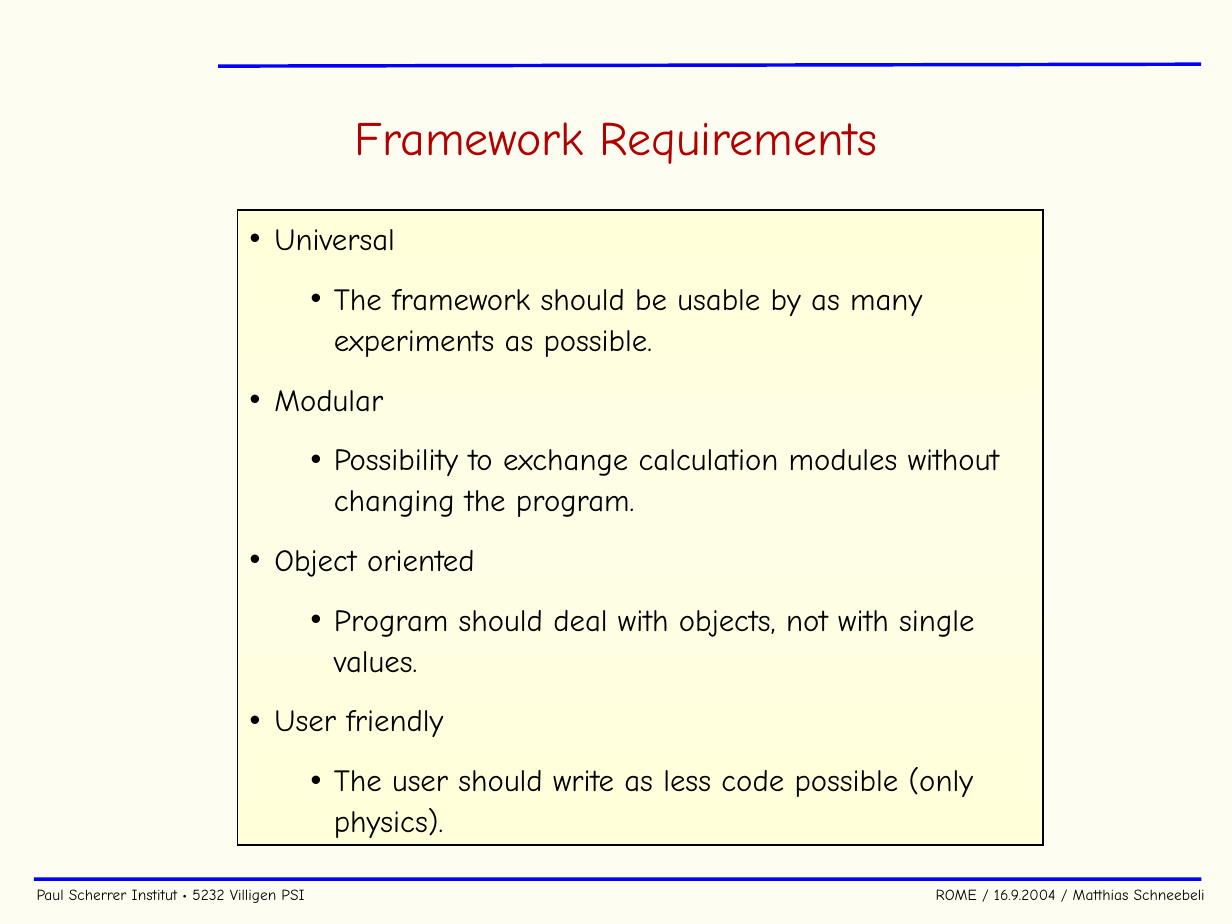
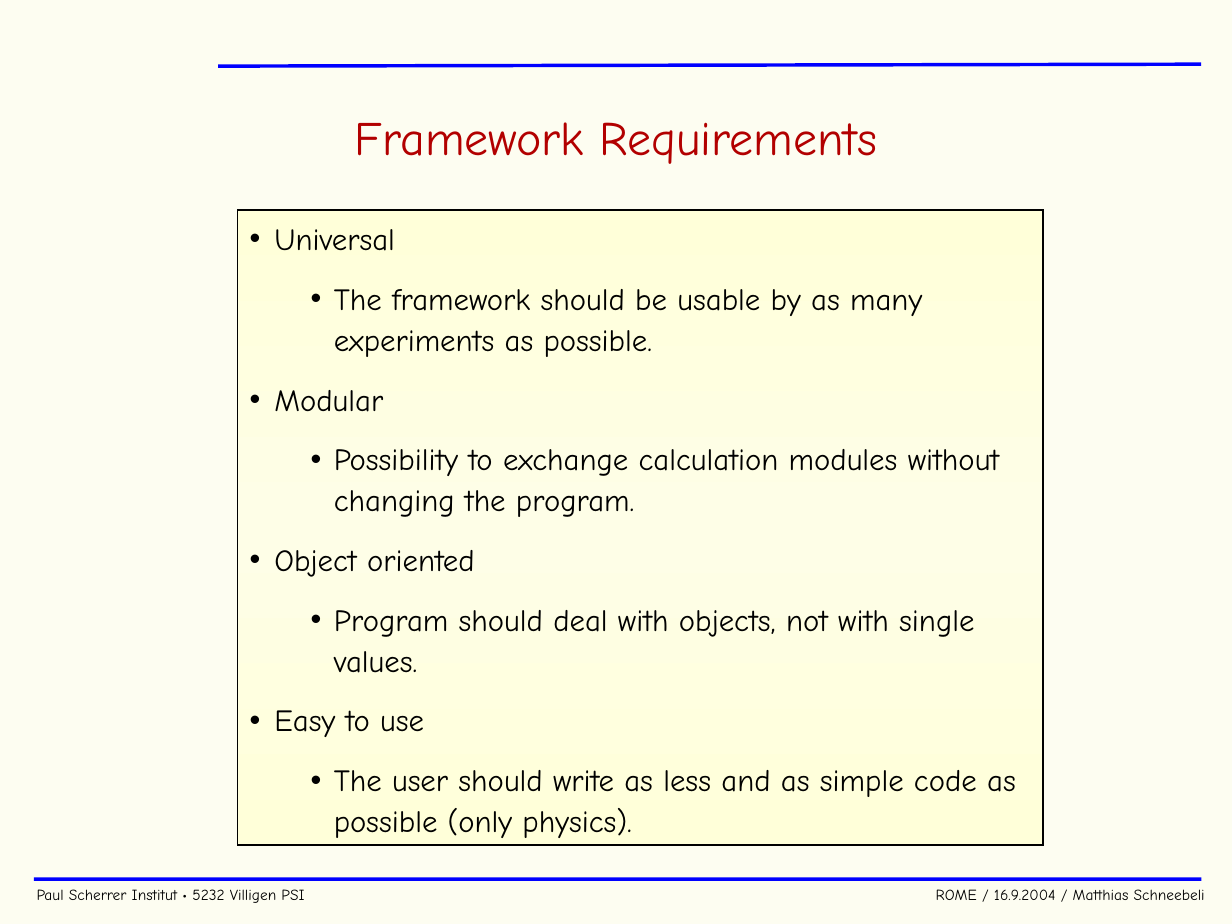
Before and after one commit to cjpl/rome, a slide deck: slide 5 of documentation/ROME.ppt. Drawn at 1232x924 pixels with LibreOffice and Linux fonts; fonts in the diff are those of the drawing; background and template pictures are left out. Boxes give left, top, right and bottom in pixels: in the first picture for what was removed or moved away, otherwise in the second. Text is boxed around its words. In the diff, an @@ line names an element or a change of style, - is before the commit and + after.

```diff
--- a/documentation/ROME.ppt
+++ b/documentation/ROME.ppt
@@ text in rectangle at (274,710,1016,838): text changed @@
-• User friendly
-  • The user should write as less code possible (only physics).
+• Easy to use
+  • The user should write as less and as simple code as possible (only physics).
```
Also in this commit, not shown: 11 other slides changed, 1 slide added.
